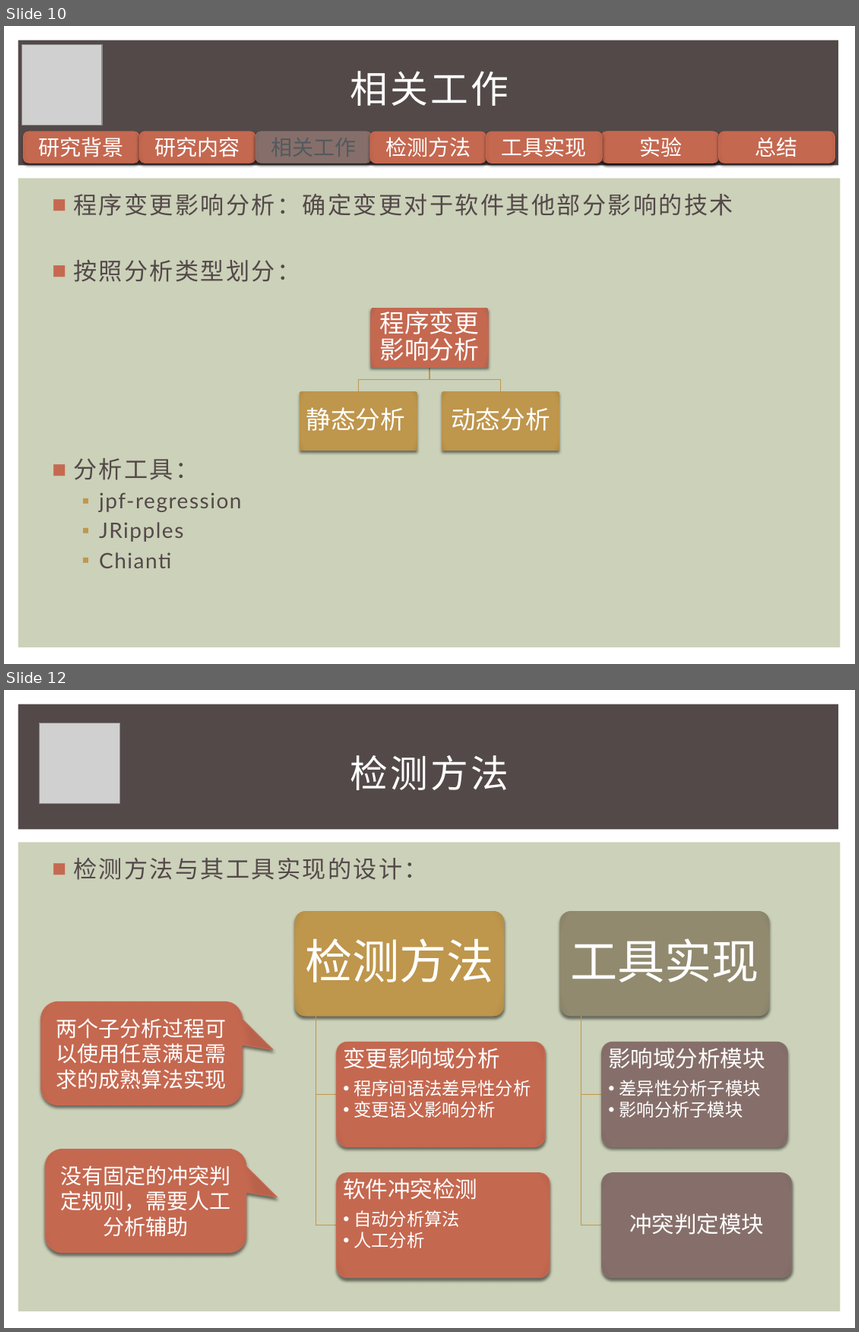
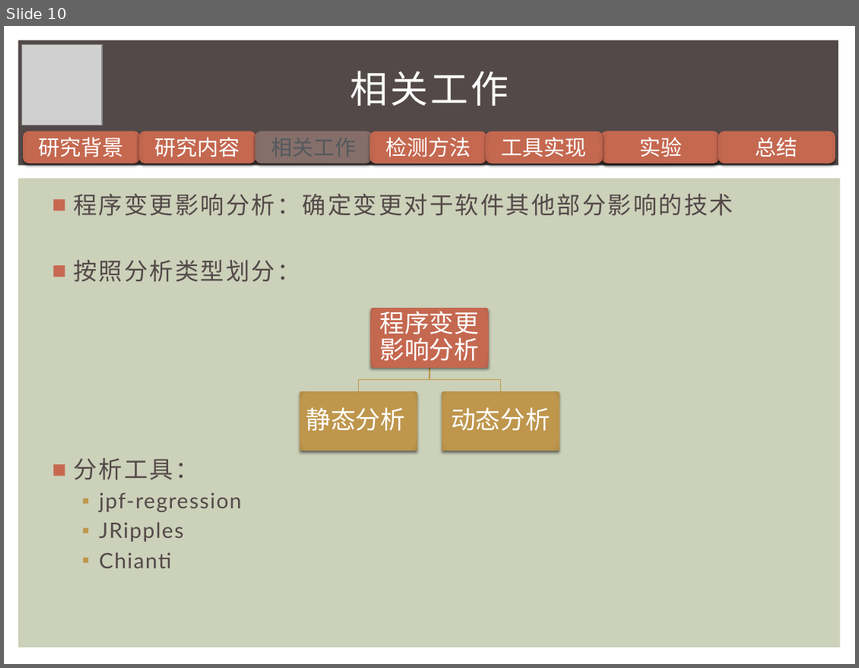
Before and after one commit to iewrer/mythesis, a slide deck: 答辩PPT.pptx. Shown one above the other, each under a label of ours: slides 10 and 12 before the commit, slide 10 after it; the slides between them are not shown. The pictures are 859x1332 and 859x668 pixels, drawn with LibreOffice and Linux fonts; fonts in the diff are those of the drawing; grey boxes stand for pictures. Boxes give left, top, right and bottom in pixels: in the first picture for what was removed or moved away, otherwise in the second. Text is boxed around its words. In the diff, an @@ line names an element or a change of style, - is before the commit and + after.

```diff
--- a/答辩PPT.pptx
+++ b/答辩PPT.pptx
@@ slide 12 removed at <box>4,690,855,1328</box>, background #FFFFFF; not listed: 2 template elements that a slide beside it also shows @@
@@ picture removed at <box>40,723,120,803</box> @@
@@ title removed at <box>351,755,509,790</box> @@
-检测方法
@@ text removed at <box>73,858,428,880</box> @@
-■ 检测方法与其工具实现的设计：
@@ rounded speech box removed at <box>41,1002,243,1106</box> @@
-  两个子分析过程可以使用任意满足需求的成熟算法实现
@@ rounded speech box removed at <box>45,1150,246,1252</box> @@
-  没有固定的冲突判定规则，需要人工分析辅助
@@ group removed at <box>295,911,792,1278</box>: 6 rounded rectangles, 6 texts, 4 freeform shapes @@
-检测方法
-变更影响域分析
-  •• 程序间语法差异性分析
-  •• 变更语义影响分析
-软件冲突检测
-  •• 自动分析算法
-  •• 人工分析
-工具实现
-影响域分析模块
-  •• 差异性分析子模块
-  •• 影响分析子模块
-冲突判定模块
```
Also in this commit, not shown: 12 slides changed, 4 slides added, 7 other slides removed, 1 other file.
